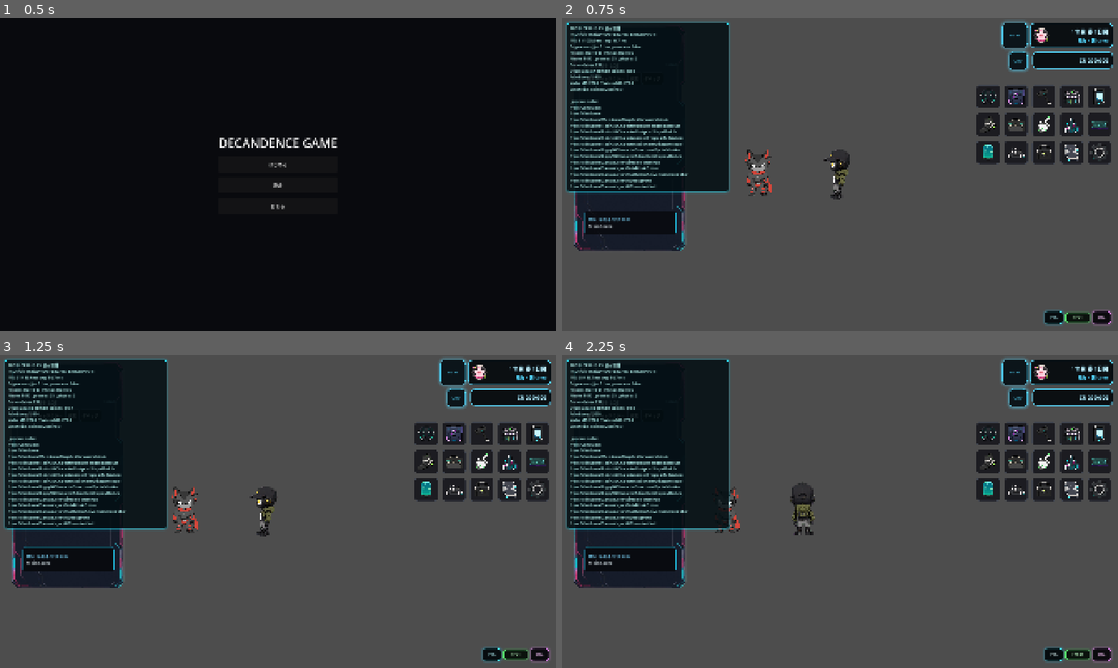
Above: before the commit, frames 1-4 (two rows, left to right).
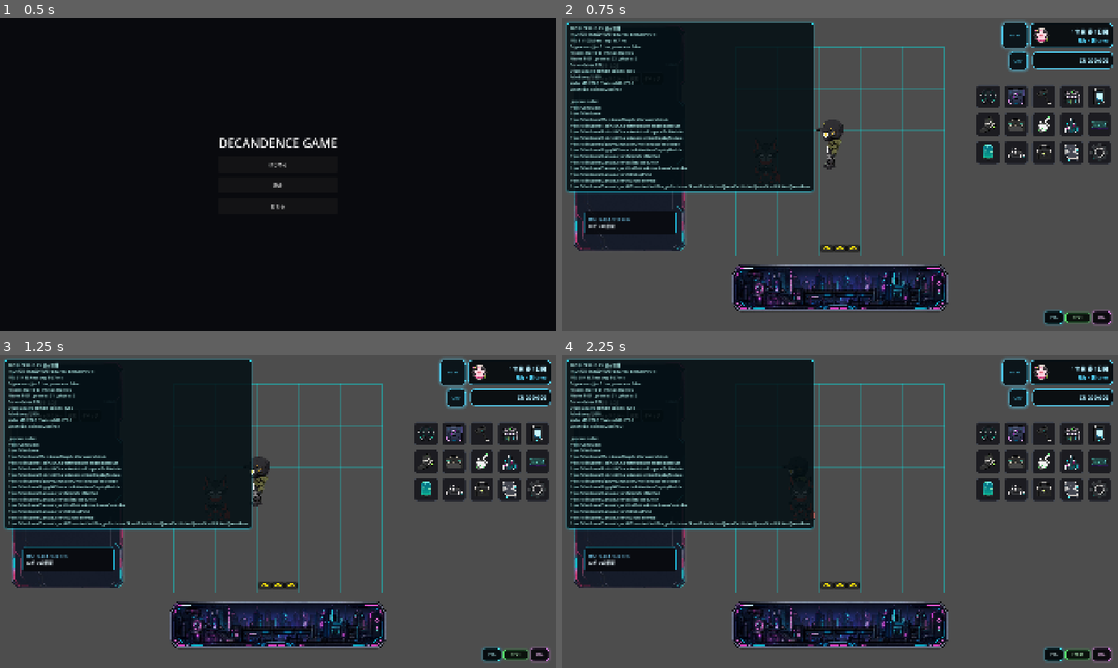
Above: after the commit, the same moments.

Repository: grimoire1089-coder/optimistic
Game: Godot game, scene res://Scenes/Boot/TitleScene.tscn
The game is run twice, just before and just after one commit, with the same random seed, the same clock (stepped at 60 frames per second) and the same inputs. Sound files missing from this copy of the repository are replaced by a short silence.
Inputs:
- Up to frame 1 (0.5 s): no input
- Up to frame 2 (0.75 s): click "はじめる" at 0.5 s
- Up to frame 3 (1.25 s): no input
- Up to frame 4 (2.25 s): click "POS" at 1.25 s; click "POS-" at 2 s

Frame 1 is identical in both runs. In frame 2, 17% of the frame differs, in the area x 4-70%, y 1-94%; in frame 3, 17%; in frame 4, 16%.
Error before the commit: Parse Error: Identifier "safe_cell_size" not declared in the current scope. (res://Scripts/Maps/RoomMapGridModule.gd:170)

Commit message:
Fix grid area rect return size

Diff:
--- a/Scripts/Maps/RoomMapGridModule.gd
+++ b/Scripts/Maps/RoomMapGridModule.gd
@@ -167,7 +167,7 @@
 	var safe_footprint := Vector2i(maxi(footprint.x, 1), maxi(footprint.y, 1))
 	var area_position := grid_to_world_cell_position(grid_position)
 	var area_size := Vector2(float(safe_footprint.x), float(safe_footprint.y)) * _get_safe_cell_size()
-	return Rect2(area_position, safe_cell_size)
+	return Rect2(area_position, area_size)
 
 
 func world_to_grid(world_position: Vector2) -> Vector2i:
